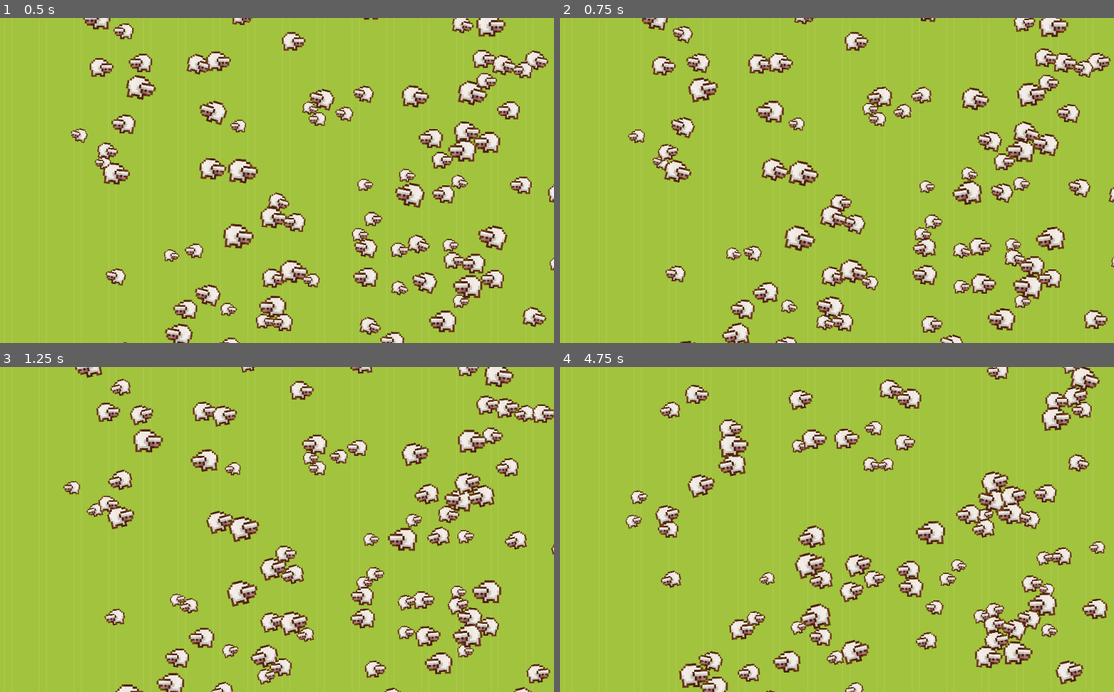
Above: before the commit, frames 1-4 (two rows, left to right).
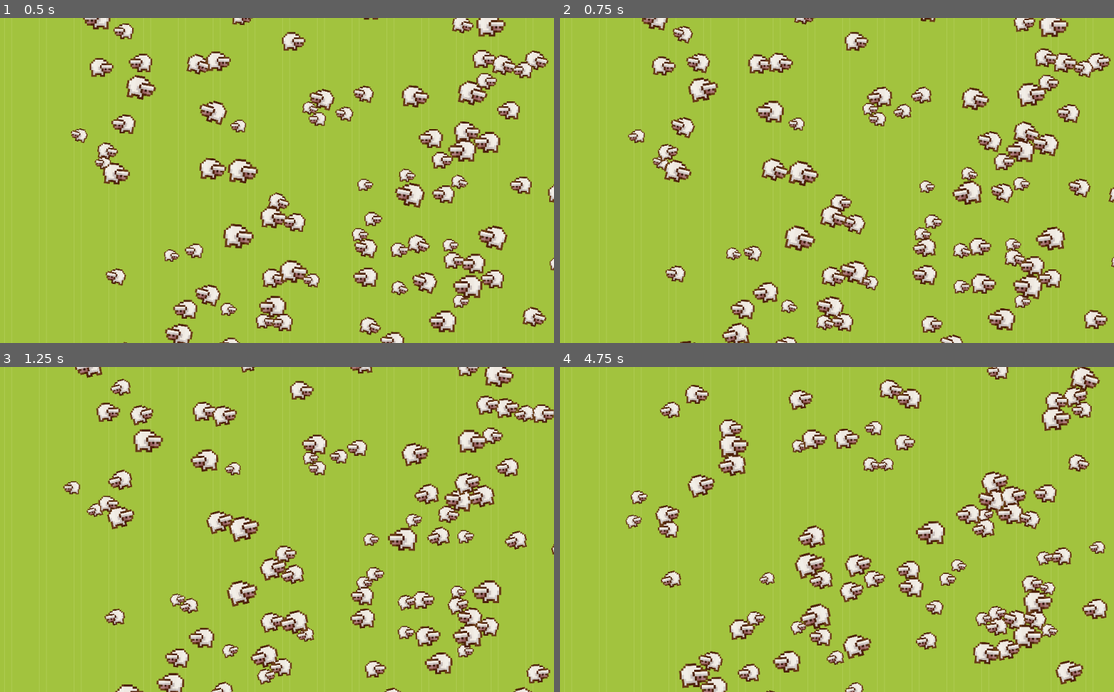
Above: after the commit, the same moments.

Repository: A-Sandwich/Godot-Wild-Jam-43-Combine
Game: Godot game, scene res://World.tscn
The game is run twice, just before and just after one commit, with the same random seed, the same clock (stepped at 60 frames per second) and the same inputs.
Inputs (mouse positions are in pixels of both pictures, inside the frame that each line leads up to):
- Up to frame 1 (0.5 s): no input
- Up to frame 2 (0.75 s): move the mouse to (958, 164) at 0.52 s; click (958, 164) at 0.6 s
- Up to frame 3 (1.25 s): no input
- Up to frame 4 (4.75 s): move the mouse to (726, 545) at 1.27 s; right-click (726, 545) at 1.35 s; move the mouse to (892, 458) at 2.02 s; click (892, 458) at 2.1 s; move the mouse to (809, 594) at 2.77 s; right-click (809, 594) at 2.85 s; move the mouse to (1003, 578) at 3.52 s; click (1003, 578) at 3.6 s; move the mouse to (670, 480) at 4.27 s; right-click (670, 480) at 4.35 s

Frame 1 is identical in both runs. In frame 2, 0.2% of the frame differs, in the area x 50-56%, y 74-83%; in frame 3, 0.2%; in frame 4, 2.4%, in the area x 25-98%, y 0-100%.

Commit message:
box changes

Diff:
--- a/Combine/Characters/Player.gd
+++ b/Combine/Characters/Player.gd
@@ -18,7 +18,9 @@
 	if not dragging_box:
 		return
 	var rect = Rect2(box_start, box_end - box_start)
-	draw_rect(rect, Color(1, 0, 0, 0.5))
+	draw_rect(rect, Color(0.25, 1, 0.5, 0.5))
+	draw_rect(rect, Color(1, 1, 1, 0.5), false, 30)
+	draw_rect(rect, Color(0, 0, 0, 0.5), false, 10)
 
 func update_box():
 	box_end =  get_global_mouse_position()
--- a/Combine/Characters/Sheep.tscn
+++ b/Combine/Characters/Sheep.tscn
@@ -54,6 +54,7 @@
 anims/walk = SubResource( 3 )
 
 [node name="Stuck" type="Timer" parent="."]
+wait_time = 0.1
 one_shot = true
 
 [connection signal="timeout" from="Stuck" to="." method="_on_Stuck_timeout"]
